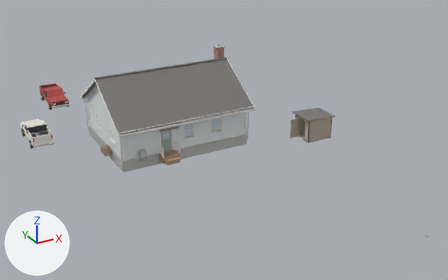
An edit to the FBX model Assets/_Project/Art/Models/Environment/Casa.fbx, drawn before and after from the same camera.
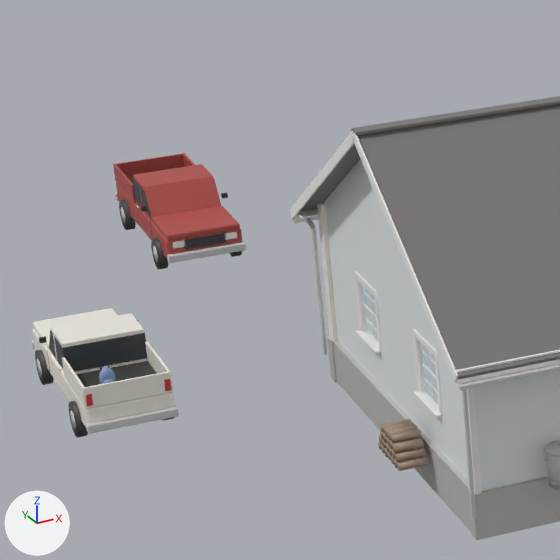
There are two pictures of each version: one whole from a camera (50 mm lens) standing at (-21.8, -51.3, 23.2) and looking at (2.2, -7.5, 1.4), one close up on the part from 3% to 32% of the width and 17% to 63% of the height. Every picture has the same lights, and +X, +Y and +Z are marked at lower left. The last two pictures show the newer version. Where no turn or scale is listed for an object, it has been applied to the vertices. Vertices at exactly the same position are counted once.

The scene before the commit, as lines of its bpy script (objects in view):
```python
ob_casa_camioneta = bpy.data.objects.new('Casa_Camioneta', me_casa_camioneta)
ob_casa_camioneta.location = (-11.5, 3.5, 0.0)
ob_casa_camionetapapa = bpy.data.objects.new('Casa_CamionetaPapa', me_casa_camionetapapa)
ob_casa_camionetapapa.location = (-7.5, 12.5, 0.0)
ob_casa_exterior = bpy.data.objects.new('Casa_Exterior', me_casa_exterior)
ob_casa_exterior.location = (0.0, 0.0, 0.0)
# me_casa_camionetapapa
# before: 122 (0.86, -0.5, 1.62) at pixel (214, 179), 123 (0.86, -0.93, 1.05) at pixel (221, 206), 126 (-0.86, -0.5, 1.62) at pixel (144, 190), 127 (-0.86, -0.93, 1.05) at pixel (151, 218)
# also in view: 'Casa_Vidrio' at (0.0, 0.0, 1.6); 'Casa_Estructura' at (0.0, 0.0, 2.5); 'Casa_Techo' at (0.0, 0.0, 4.4)
```
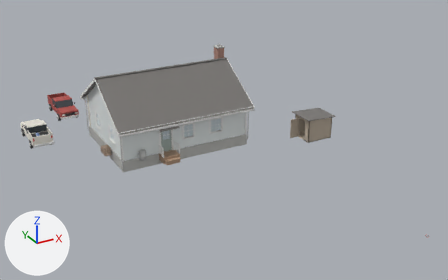
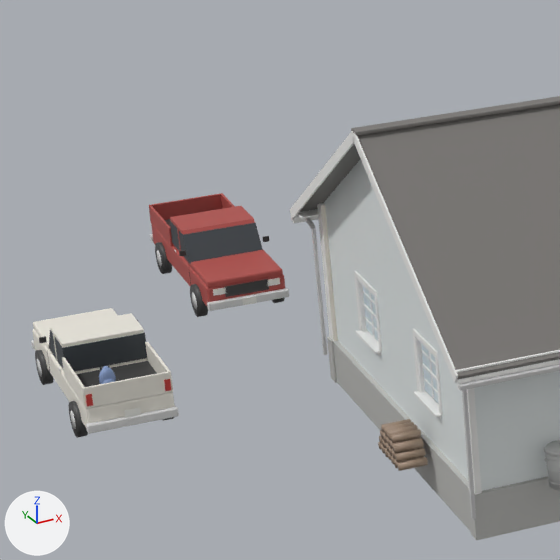
Boxes [x1, y1, x2, y2] around the edits, measured in the close-ups (560 x 560 px; the box of a moved part takes in the faces that stretch with it):
'Casa_CamionetaPapa', reshaped, moved (7% taller): before [113, 153, 246, 269]; after [149, 193, 289, 317]
part 1 of me_casa_camionetapapa, added: after [242, 296, 257, 305]
part 2 of me_casa_camionetapapa, moved or reshaped: before [133, 178, 221, 218]; after [170, 221, 263, 264]
part 3 of me_casa_camionetapapa, recoloured: before [115, 192, 246, 263]; after [150, 234, 289, 311]

The change, as a list of edits to the scene's bpy script:
```text
Add mat_m_auto_cromo:
    mat_m_auto_cromo = principled_material('M_Auto_Cromo')
    mat_m_auto_cromo.base_color = (0.7, 0.7, 0.7)  # light grey #dadada
Add mat_m_auto_placa:
    mat_m_auto_placa = principled_material('M_Auto_Placa')
    mat_m_auto_placa.base_color = (0.85, 0.85, 0.8)  # white #edede7
Change me_casa_camionetapapa:
    used by ob_casa_camionetapapa; location = (-7.5, 12.5, 0.0)
    verts and faces of me_casa_camionetapapa; kept vertices keep their numbers, new ones are numbered from 768
    remove me_casa_camionetapapa.from_pydata(...)  # 768 vertices, 612 faces; spans x -1.05..1.05, y -2.63..2.63, z 0.0..1.7
    add me_casa_camionetapapa.from_pydata(...)  # 784 vertices, 624 faces; spans x -1.05..1.05, y -2.65..2.65, z 0.0..1.7
    me_casa_camionetapapa part 1: a new loose piece, a box spanning x -0.16..0.16, y -2.646..-2.634, z 0.47..0.63, in mat_m_auto_placa (white #edede7)
    me_casa_camionetapapa part 2
    add for i in [122, 123, 126, 127]: verts[i] += (0.0, -0.02, 0.0)
    me_casa_camionetapapa part 3: 184 faces spanning x -1.01..1.01, y -2.63..2.63, z 0.18..1.01 switch from mat_m_casa_metal (light grey #cbcbcb) to mat_m_auto_cromo (light grey #dadada)
    other edits to the shape of me_casa_camionetapapa do not show in these pictures
    add me_casa_camionetapapa.materials.append(mat_m_auto_placa)  # white #edede7
Change ob_casa_camionetapapa:
    ob_casa_camionetapapa.location: (-7.5, 12.5, 0.0) -> (-7.5, 9.0, 0.0)
```
